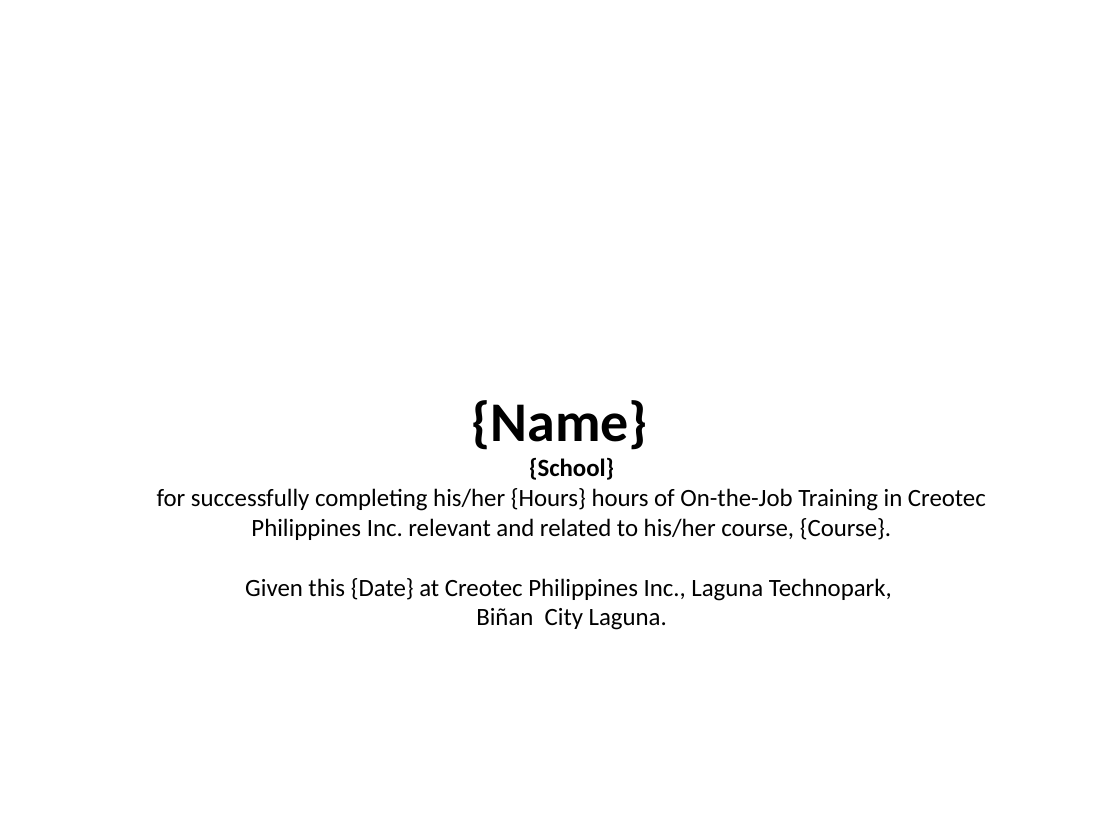
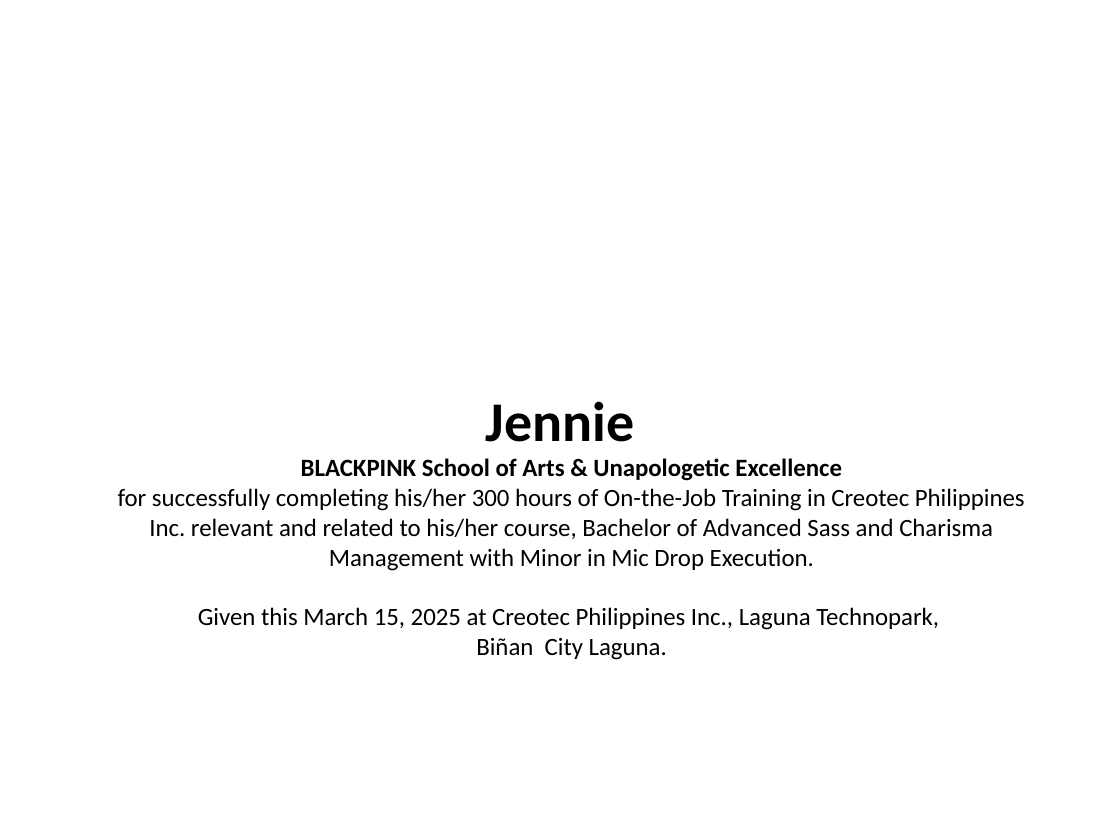
Before and after one commit to JorelDenceReyethJMorales/CreotecTesda, a slide deck: slide 2 of backend/static/generated/certificates_ojt.pptx. Drawn at 1120x840 pixels with LibreOffice and Linux fonts; fonts in the diff are those of the drawing; background and template pictures are left out. Boxes give left, top, right and bottom in pixels: in the first picture for what was removed or moved away, otherwise in the second. Text is boxed around its words. In the diff, an @@ line names an element or a change of style, - is before the commit and + after.

```diff
--- a/backend/static/generated/certificates_ojt.pptx
+++ b/backend/static/generated/certificates_ojt.pptx
@@ text at bbox=[486, 401, 635, 442]: text changed @@
-{Name}
+Jennie
@@ text at bbox=[118, 458, 1025, 630]: text changed @@
-{School}
-for successfully completing his/her {Hours} hours of On-the-Job Training in Creotec Philippines Inc. relevant and related to his/her course, {Course}.
-Given this {Date} at Creotec Philippines Inc., Laguna Technopark,
+BLACKPINK School of Arts & Unapologetic Excellence
+for successfully completing his/her 300 hours of On-the-Job Training in Creotec Philippines Inc. relevant and related to his/her course, Bachelor of Advanced Sass and Charisma Management with Minor in Mic Drop Execution.
+Given this March 15, 2025 at Creotec Philippines Inc., Laguna Technopark,
```
Also in this commit, not shown: 3 other slides changed, 3 slides added, 2 other files.
